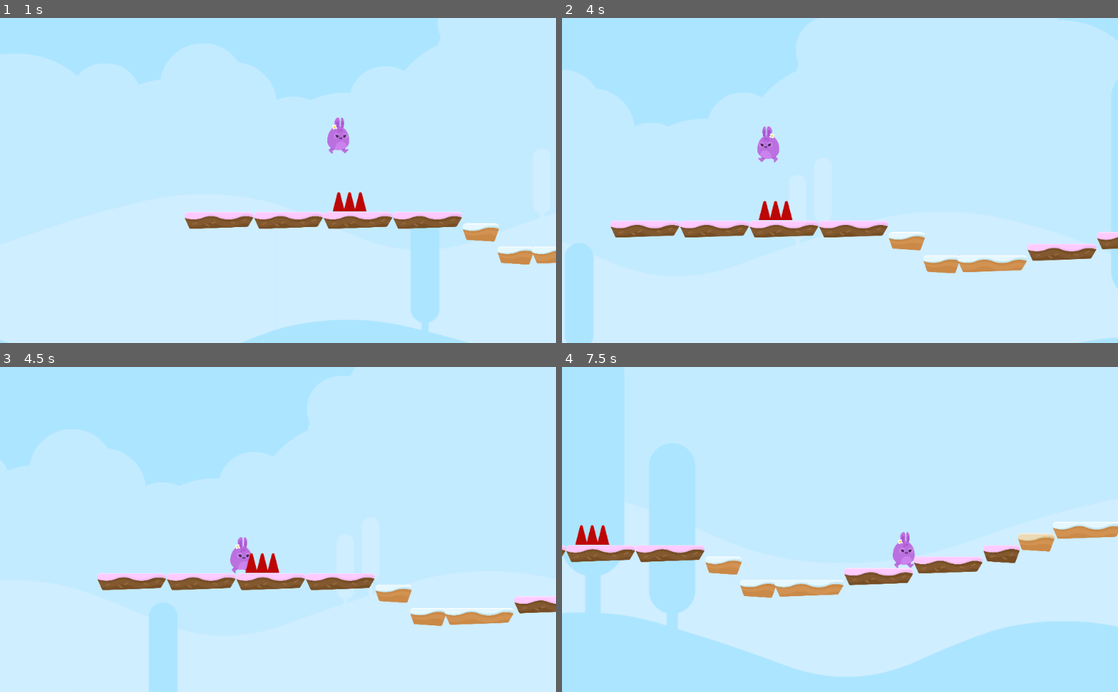
Above: before the commit, frames 1-4 (two rows, left to right).
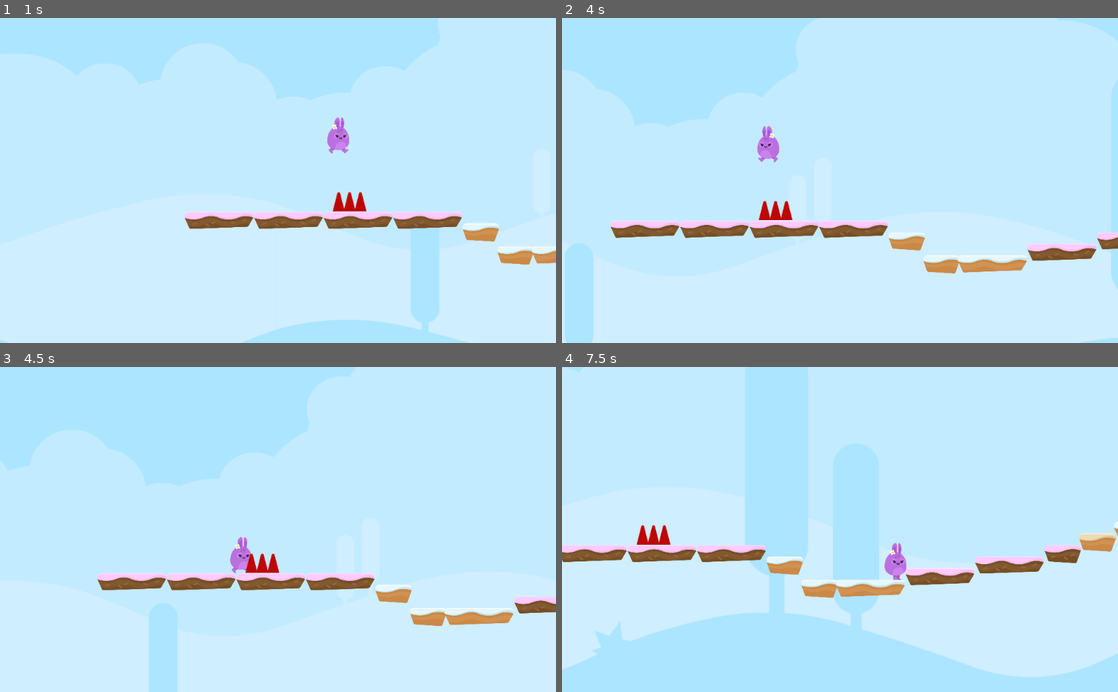
Above: after the commit, the same moments.

Repository: KennedyMungai/SimplePlatformer
Game: Godot game, scene res://Scenes/Levels/Level1.tscn
Same seed, same stepped clock (60 frames per second), same inputs: the game is played once before the commit and once after it.
Inputs:
- Up to frame 1 (1 s): hold D (right) from 0.53 s (still down); tap W (jump) at 0.77 s
- Up to frame 2 (4 s): tap W (jump) at 1.52, 3.02, 3.77 s; release D (right) at 2.03 s; hold A (left) from 2.03 s (still down)
- Up to frame 3 (4.5 s): release A (left) at 4.28 s; hold D (right) from 4.28 s (still down)
- Up to frame 4 (7.5 s): keep holding D (right); tap W (jump) at 4.52, 6.02, 6.77 s

Frame 1 is identical in both runs. In frame 2, 0.1% of the frame differs, in the area x 8-100%, y 33-79%; in frame 3, 0.3%; in frame 4, 23%, in the area x 0-100%, y 36-96%.

Commit message:
Added a bit of compromise code

Diff:
--- a/Scripts/Player.gd
+++ b/Scripts/Player.gd
@@ -55,6 +55,7 @@
 
 
 func hurt() ->void:
+	position.y -= 1;
 	motion.y -= JUMP_SPEED;
 	lives -= 1;
 
